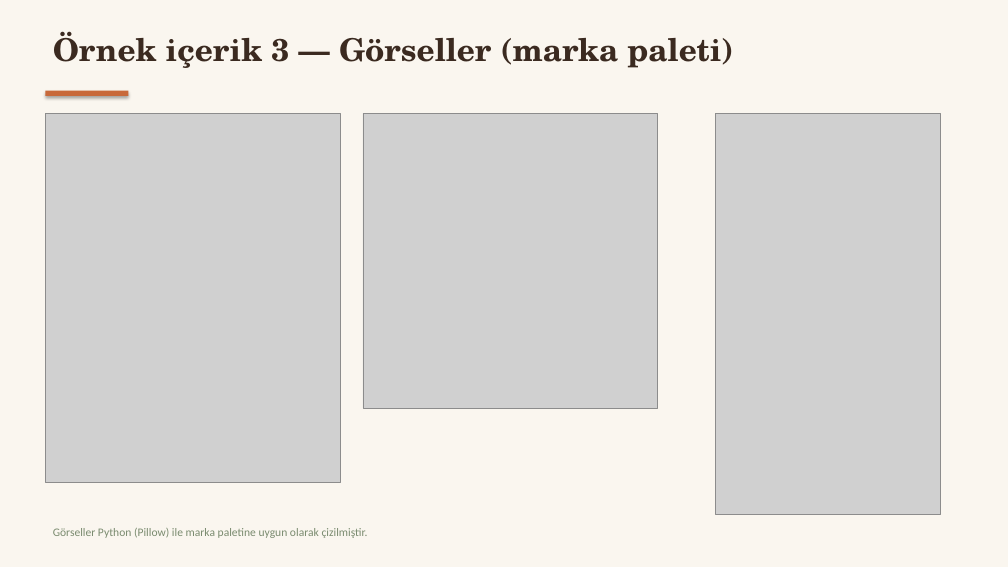
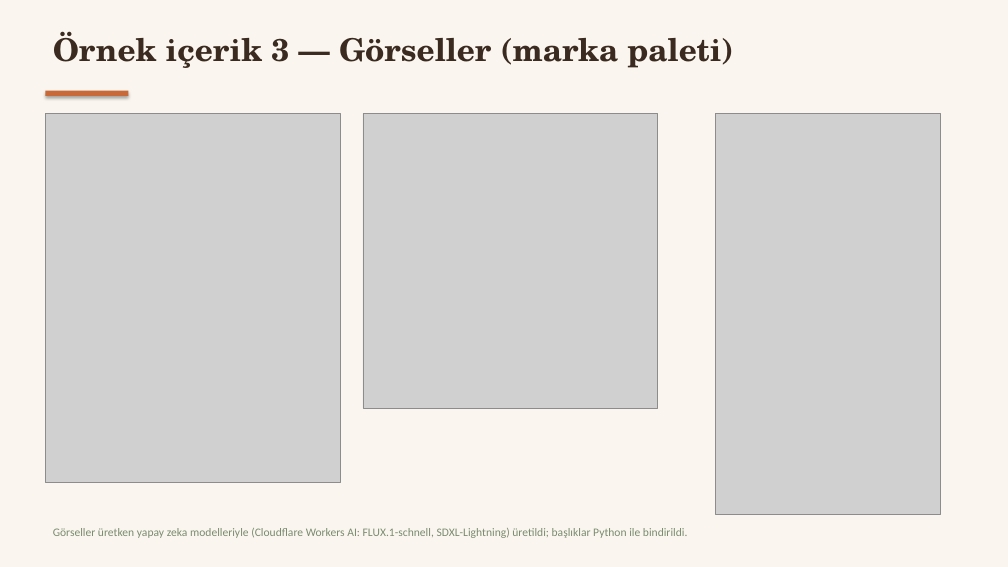
Before and after one commit to b4tukk/contentflow-kivam-kahve, a slide deck: slide 10 of deliverables/ContentFlow_Kivam_Kahve_Teslim_Sunumu.pptx. Drawn at 1008x567 pixels with LibreOffice and Linux fonts; fonts in the diff are those of the drawing; grey boxes stand for pictures. Boxes give left, top, right and bottom in pixels: in the first picture for what was removed or moved away, otherwise in the second. Text is boxed around its words. In the diff, an @@ line names an element or a change of style, - is before the commit and + after.

Commit message:
Üretken görseller (FLUX.1-schnell, SDXL-Lightning) ve bunlardan kurulan video; belgeler güncellendi

```diff
--- a/deliverables/ContentFlow_Kivam_Kahve_Teslim_Sunumu.pptx
+++ b/deliverables/ContentFlow_Kivam_Kahve_Teslim_Sunumu.pptx
@@ text at bbox=[53, 528, 688, 538]: text changed @@
-Görseller Python (Pillow) ile marka paletine uygun olarak çizilmiştir.
+Görseller üretken yapay zeka modelleriyle (Cloudflare Workers AI: FLUX.1-schnell, SDXL-Lightning) üretildi; başlıklar Python ile bindirildi.
```
Also in this commit, not shown: 3 other slides changed, 50 other files.
